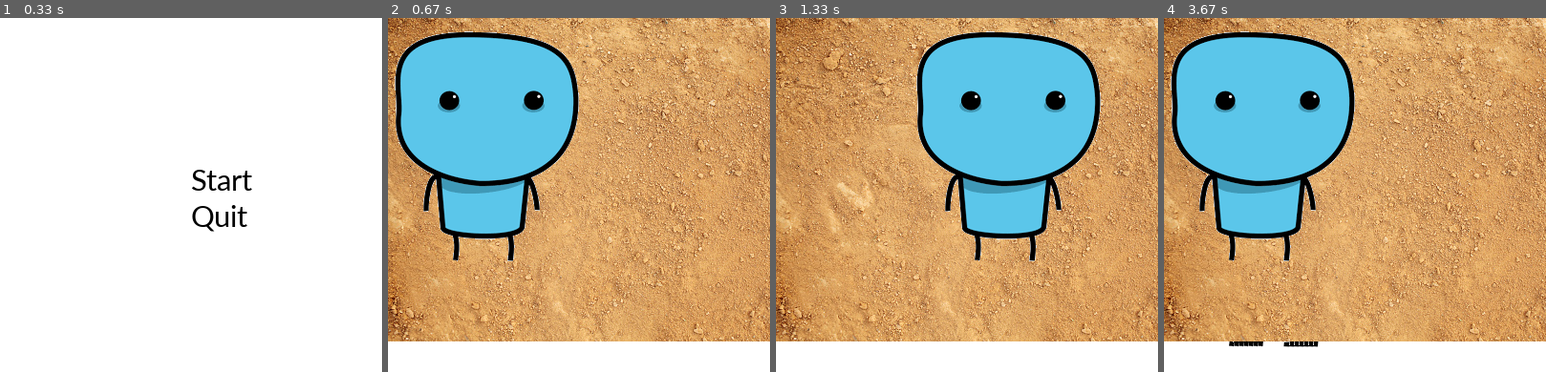
Above: before the commit, frames 1-4 (left to right).
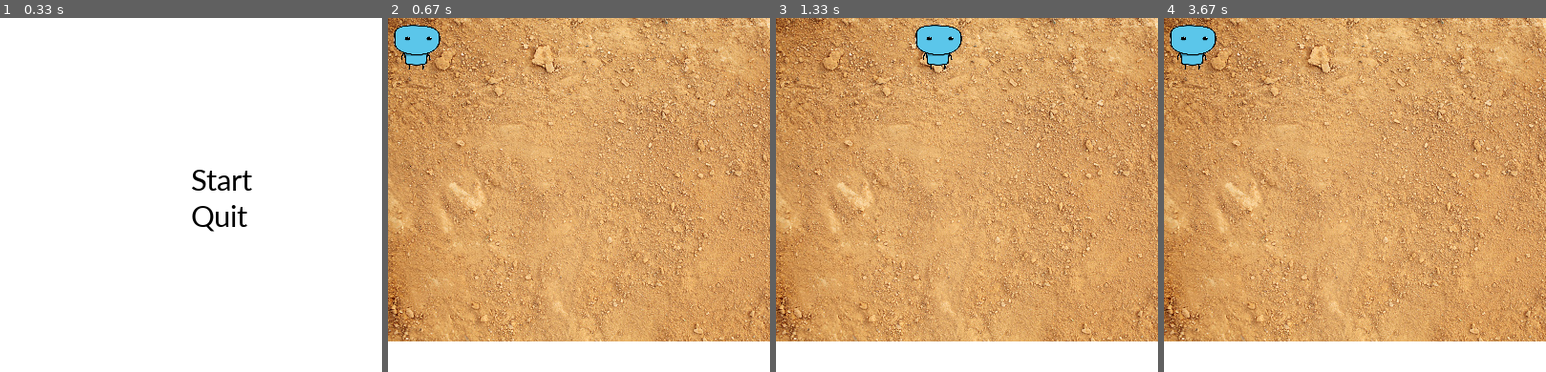
Above: after the commit, the same moments.

Repository: Shiho-c/pygame
Game: pygame game, started from main.py
The game is run twice, just before and just after one commit, with the same random seed, the same clock (stepped at 60 frames per second) and the same inputs.
Inputs:
- Up to frame 1 (0.33 s): no input
- Up to frame 2 (0.67 s): click "Start" at 0.38 s
- Up to frame 3 (1.33 s): hold Right 0.67-1.13 s
- Up to frame 4 (3.67 s): hold Right 1.5-1.97 s; hold Left 2-2.53 s; hold Down 2.57-2.87 s; hold Left 2.9-3.3 s; hold Up from 3.33 s (still down)

Frame 1 is identical in both runs. In frame 2, 22% of the frame differs, in the area x 1-50%, y 1-69%; in frame 3, 22%; in frame 4, 22%, in the area x 1-50%, y 1-93%.

Commit message:
scaled player

Diff:
--- a/main.py
+++ b/main.py
@@ -23,6 +23,7 @@
 start_button = LabelText("Start", corbel_font, black, window.get_width() / 2, window.get_height() / 2 - 50 )
 quit_button = LabelText("Quit", corbel_font, black, window.get_width() / 2, start_button.get_y() + start_button.get_height() )
 player = pygame.image.load('resources/player.png')
+player = pygame.transform.scale(player, (50, 50))
 playerX, playerY = 0, 0
 movementSpeed = 5
 game_screen = False
